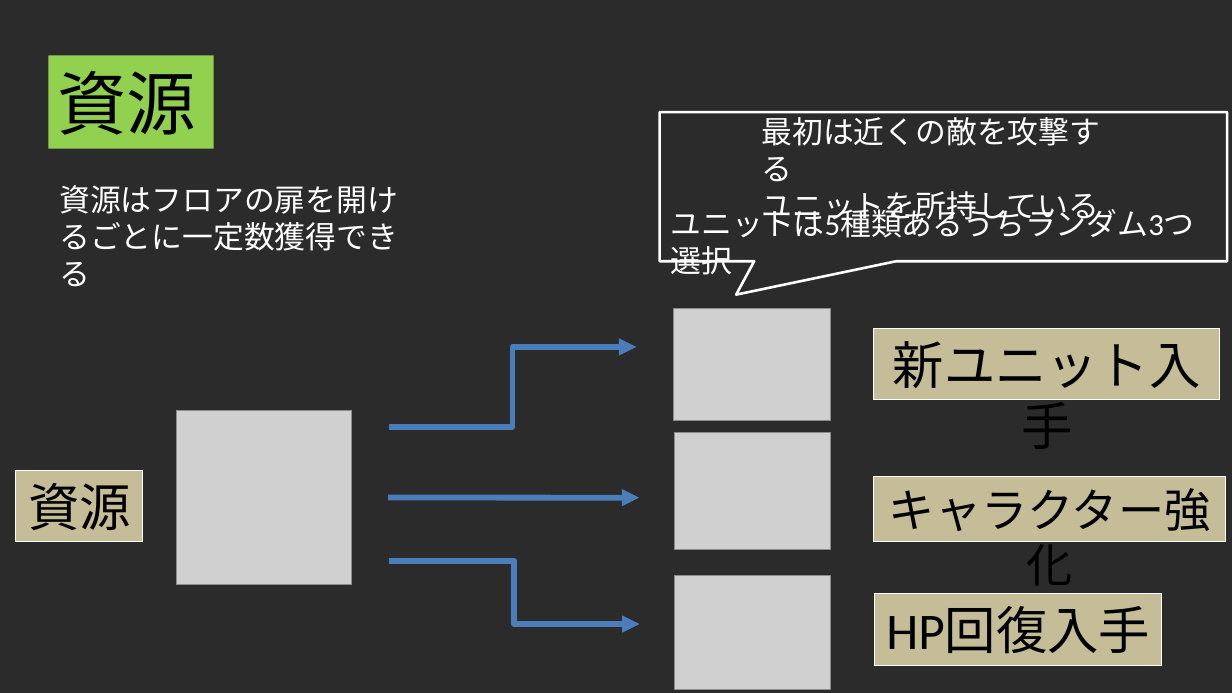
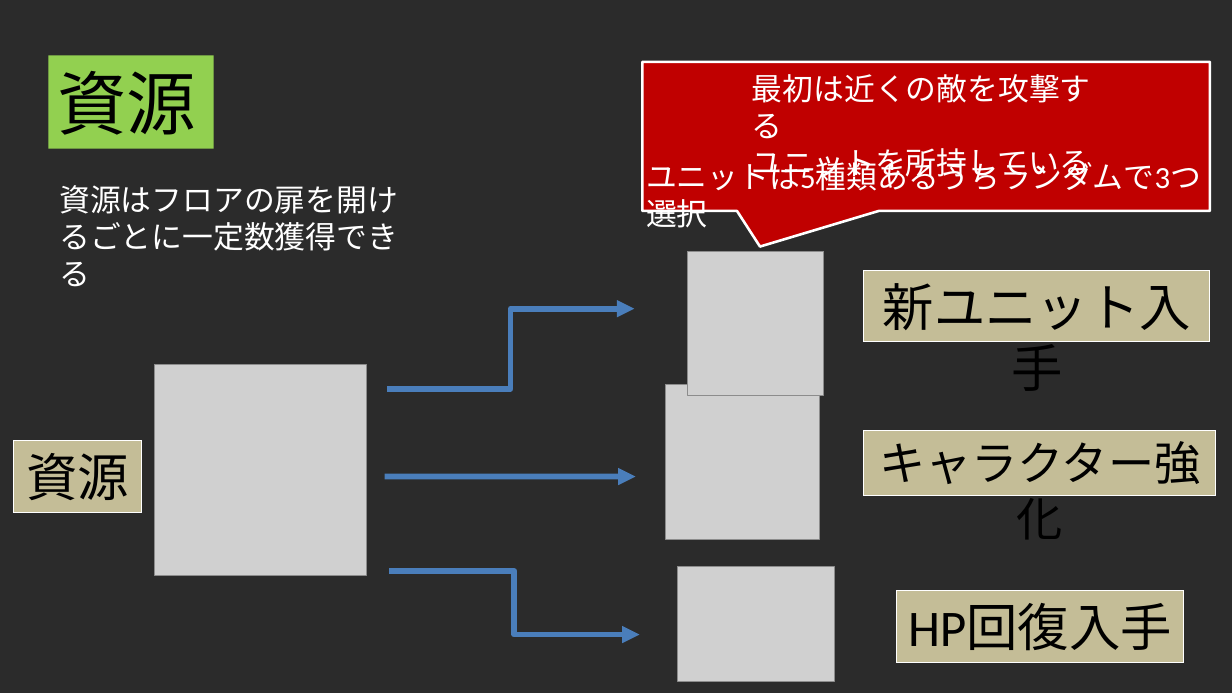
Before and after one commit to ster1271/JobGame, a slide deck: slide 5 of data/就職作品企画書_宮近一星.pptx. Drawn at 1232x693 pixels with LibreOffice and Linux fonts; fonts in the diff are those of the drawing; grey boxes stand for pictures; background and template pictures are left out; a plain dark background stands for a picture behind light text. Boxes give left, top, right and bottom in pixels: in the first picture for what was removed or moved away, otherwise in the second. Text is boxed around its words. In the diff, an @@ line names an element or a change of style, - is before the commit and + after.

```diff
--- a/data/就職作品企画書_宮近一星.pptx
+++ b/data/就職作品企画書_宮近一星.pptx
@@ speech box: place and size @@
-speech box at (660, 112, 1227, 261)
+speech box at (642, 62, 1210, 211)
@@ speech box at (642, 62, 1210, 211): fill none to #C00000; proportions changed @@
@@ text "最初は近くの敵を攻撃する" rewrapped from (761, 112, 1100, 226) to (752, 74, 1091, 182) @@
@@ text at (646, 157, 1201, 191): text changed @@
-ユニットは5種類あるうちランダム3つ選択
+ユニットは5種類あるうちランダムで3つ選択
@@ picture added at (688, 251, 823, 396) @@
@@ rectangle "新ユニット入手": place and size @@
-rectangle "新ユニット入手" at (873, 329, 1220, 400)
+rectangle "新ユニット入手" at (864, 271, 1211, 342)
@@ elbow arrow moved from (389, 427) - (637, 348) to (387, 389) - (634, 309) @@
@@ picture removed at (674, 308, 830, 421) @@
@@ picture: place and size @@
-picture at (177, 410, 351, 585)
+picture at (155, 364, 367, 576)
@@ picture: place and size @@
-picture at (675, 433, 831, 550)
+picture at (665, 384, 820, 539)
@@ rectangle "資源": place and size @@
-rectangle "資源" at (16, 470, 143, 542)
+rectangle "資源" at (14, 441, 141, 512)
@@ rectangle "キャラクター強化": place and size @@
-rectangle "キャラクター強化" at (873, 477, 1226, 543)
+rectangle "キャラクター強化" at (864, 431, 1216, 496)
@@ arrow moved from (388, 497) - (640, 498) to (384, 477) - (636, 477) @@
@@ picture: place and size @@
-picture at (675, 576, 831, 690)
+picture at (678, 567, 835, 682)
@@ elbow arrow moved from (389, 561) - (640, 624) to (389, 571) - (640, 635) @@
@@ rectangle "HP回復入手": place and size @@
-rectangle "HP回復入手" at (875, 593, 1163, 665)
+rectangle "HP回復入手" at (897, 591, 1184, 662)
```
Also in this commit, not shown: 1 other slide changed.
